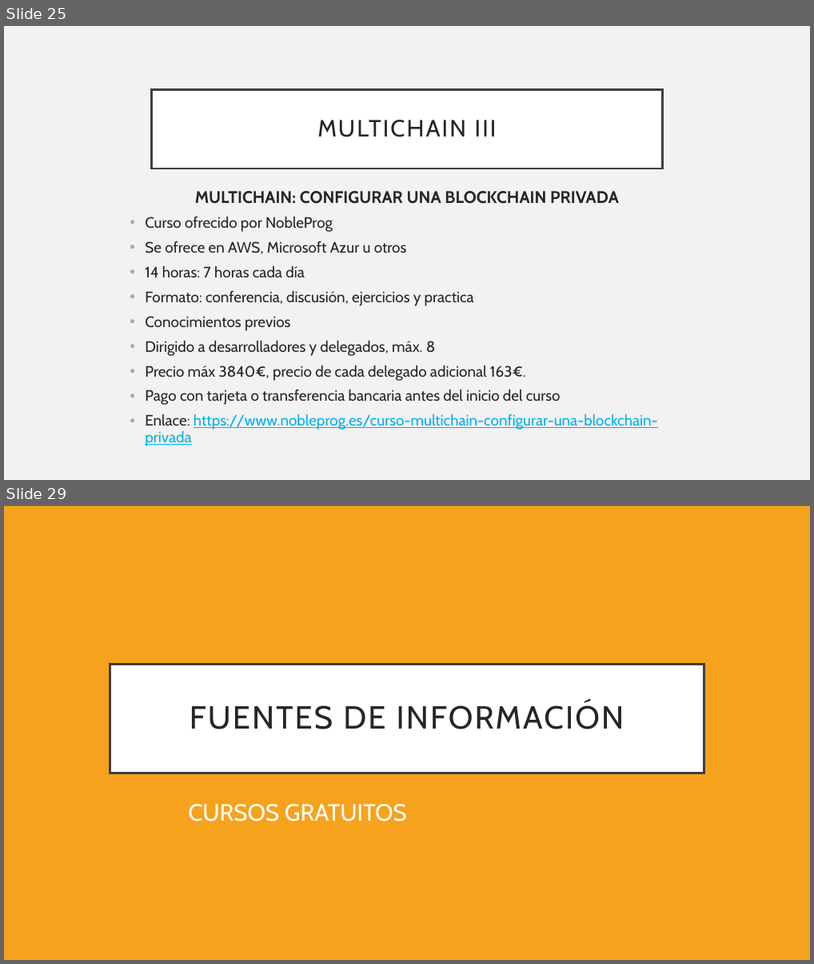
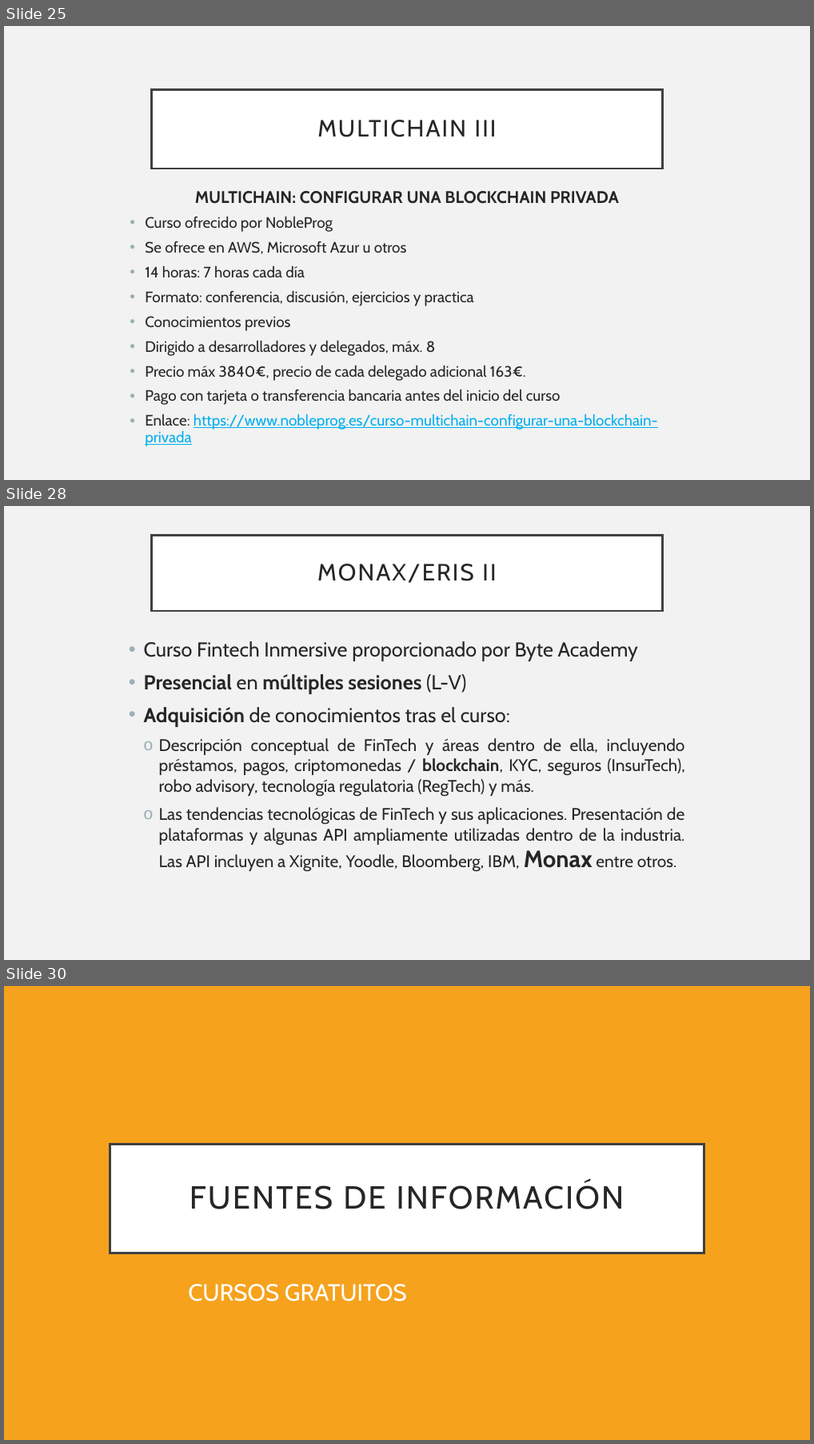
Before and after one commit to alex7dm/DTE_T1_OpenSourceBlockchain, a slide deck: OPEN SOURCE BLOCKCHAIN.pptx. Shown one above the other, each under a label of ours: slides 25 and 29 before the commit, slides 25, 28 and 30 after it; the slides between them are not shown. The pictures are 814x964 and 814x1444 pixels, drawn with LibreOffice and Linux fonts; fonts in the diff are those of the drawing. Boxes give left, top, right and bottom in pixels: in the first picture for what was removed or moved away, otherwise in the second. Text is boxed around its words. In the diff, an @@ line names an element or a change of style, - is before the commit and + after.

```diff
--- a/OPEN SOURCE BLOCKCHAIN.pptx
+++ b/OPEN SOURCE BLOCKCHAIN.pptx
@@ slide 28 added at (4,506,810,960), background #F2F2F2 @@
@@ title added at (152,535,662,611), fill #FFFFFF, outline #404040 2.5 pt, 28 pt, text #262626 @@
+MONAX/ERIS II
@@ text added at (144,641,686,872), 20 pt, text #262626 @@
+• Curso Fintech Inmersive proporcionado por Byte Academy
+• Presencial en múltiples sesiones (L-V)
+• Adquisición de conocimientos tras el curso:
+  o Descripción conceptual de FinTech y áreas dentro de ella, incluyendo préstamos, pagos, criptomonedas / blockchain, KYC, seguros (InsurTech), robo advisory, tecnología regulatoria (RegTech) y más.
+  o Las tendencias tecnológicas de FinTech y sus aplicaciones. Presentación de plataformas y algunas API ampliamente utilizadas dentro de la industria. Las API incluyen a Xignite, Yoodle, Bloomberg, IBM, Monax entre otros.
@@ what was slide 29 is now slide 30 @@
```
Also in this commit, not shown: 2 slides changed, 4 other slides added, 4 slides removed.
